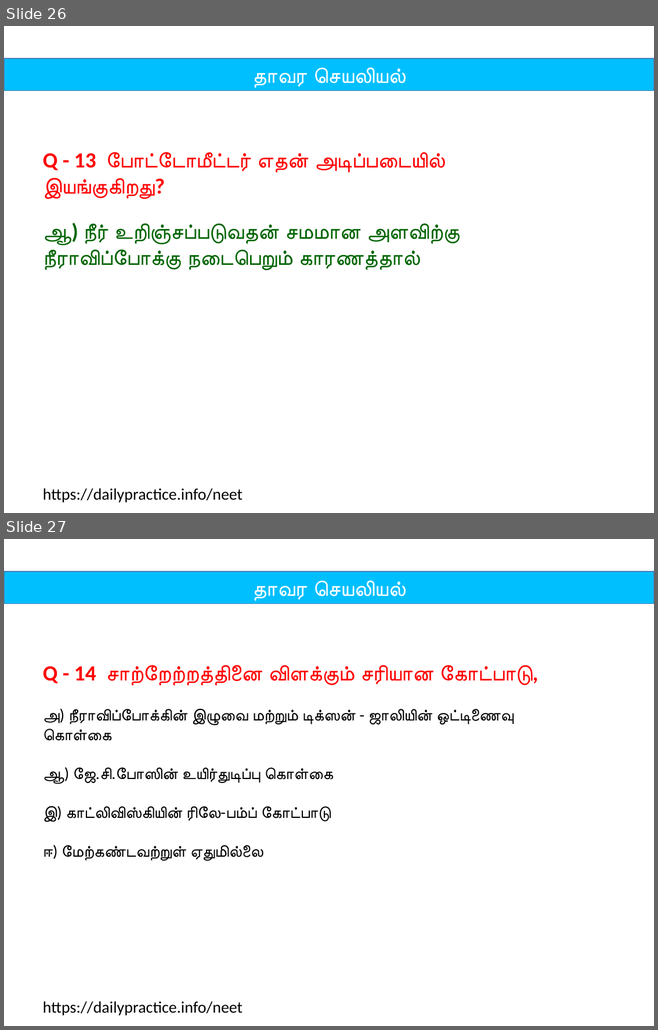
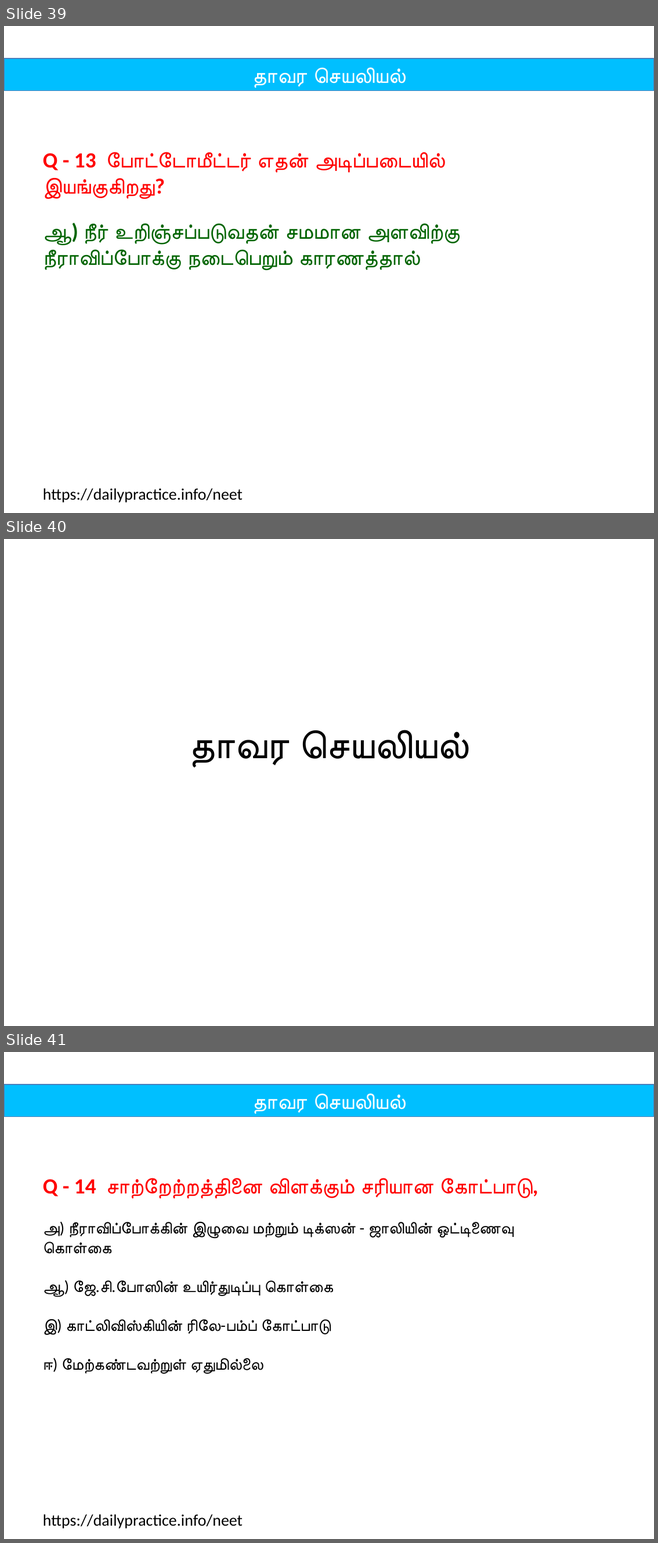
Before and after one commit to tvmani/tvmani.github.io, a slide deck: neet/tamil_biology/files/unit_05_plant_physiology.pptx. Shown one above the other, each under a label of ours: slides 26 and 27 before the commit, slides 39, 40 and 41 after it. The pictures are 658x1030 and 658x1543 pixels, drawn with LibreOffice and Linux fonts; fonts in the diff are those of the drawing. Boxes give left, top, right and bottom in pixels: in the first picture for what was removed or moved away, otherwise in the second. Text is boxed around its words. In the diff, an @@ line names an element or a change of style, - is before the commit and + after.

```diff
--- a/neet/tamil_biology/files/unit_05_plant_physiology.pptx
+++ b/neet/tamil_biology/files/unit_05_plant_physiology.pptx
@@ slide 40 added at [4, 539, 654, 1026], background #FFFFFF @@
@@ title added at [189, 730, 466, 768], 44 pt, text #000000 @@
+தாவர செயலியல்
@@ what was slide 26 is now slide 39 @@
@@ what was slide 27 is now slide 41 @@
```
Also in this commit, not shown: 61 other slides added, 1 other file.
